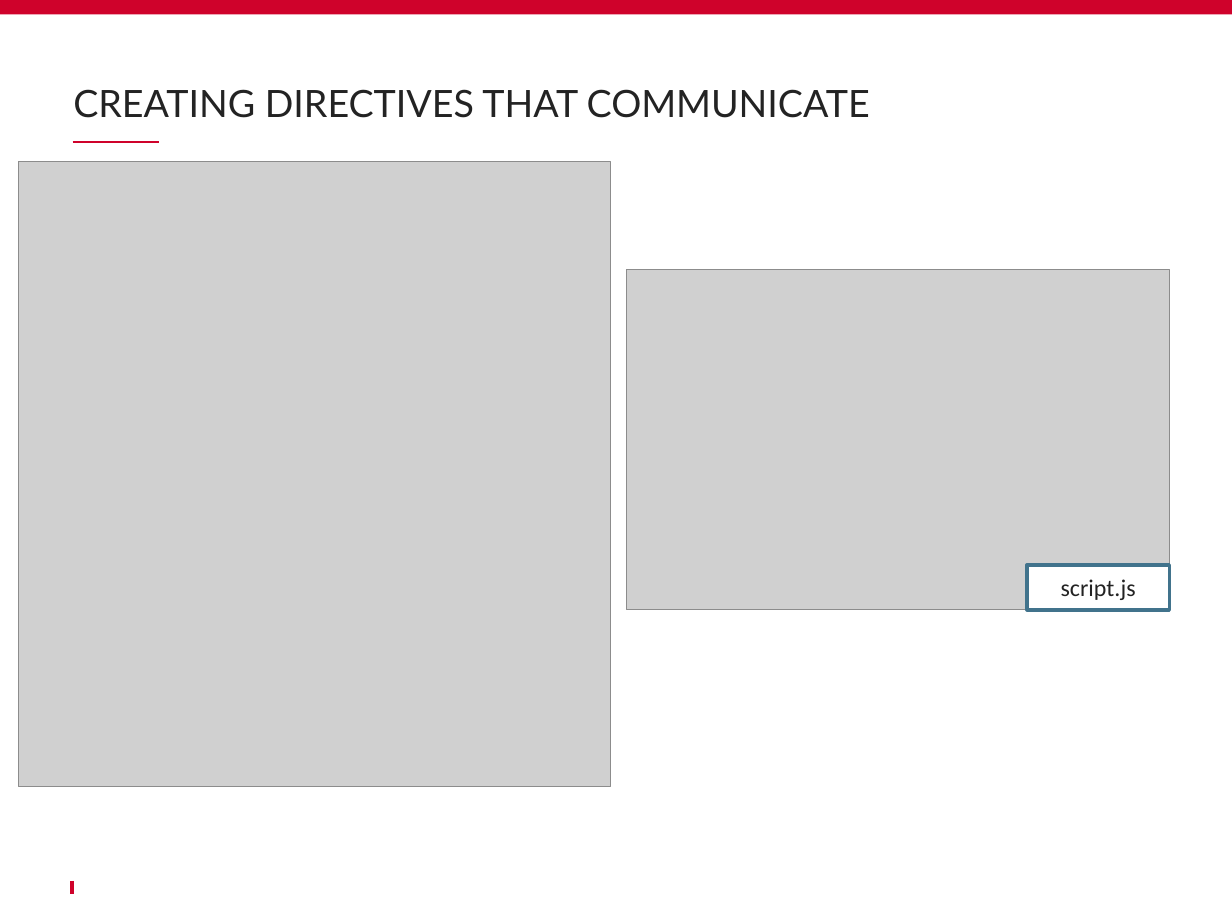
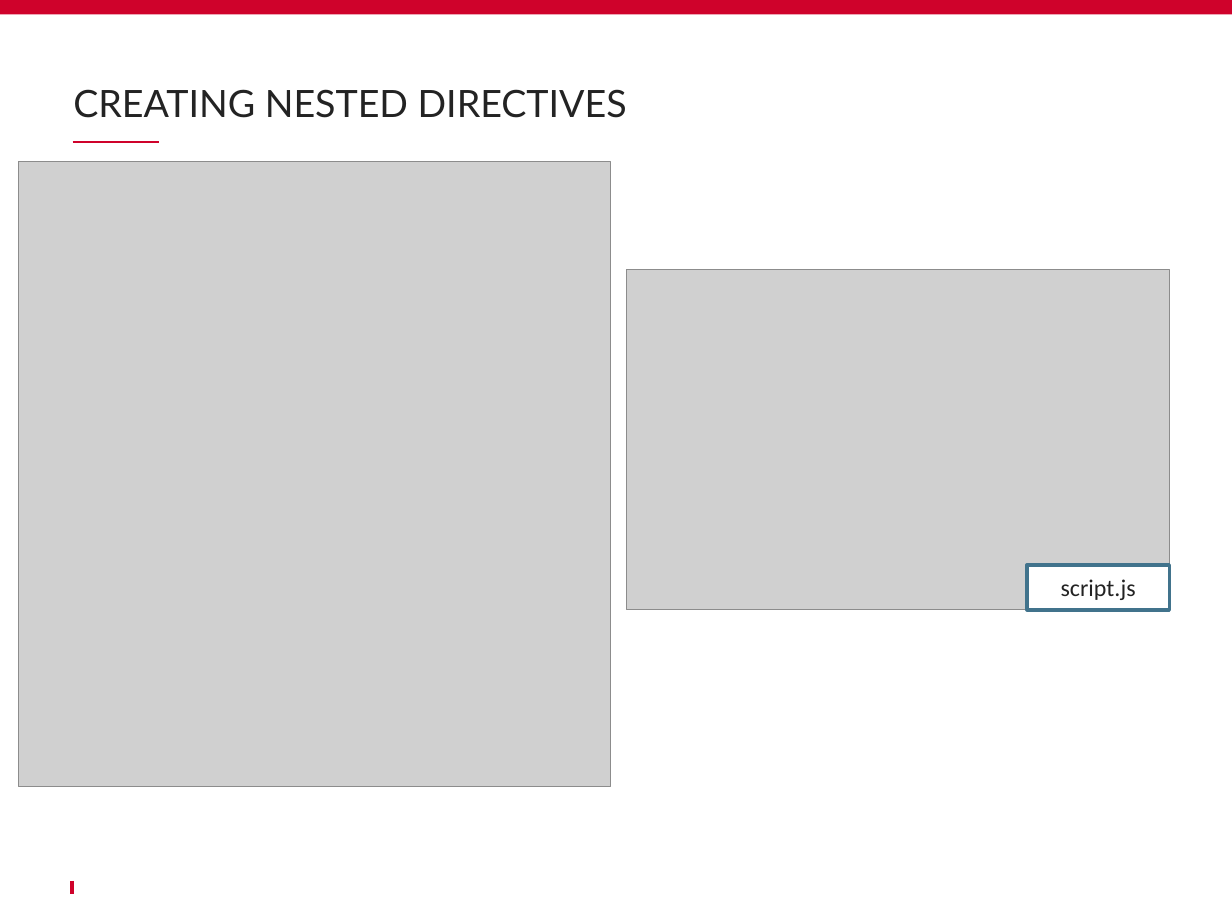
Before and after one commit to schassande/formation-angularjs1, a slide deck: slide 15 of Jour2/11 custom directives & components/11_custom directives.pptx. Drawn at 1232x924 pixels with LibreOffice and Linux fonts; fonts in the diff are those of the drawing; grey boxes stand for pictures; background and template pictures are left out. Boxes give left, top, right and bottom in pixels: in the first picture for what was removed or moved away, otherwise in the second. Text is boxed around its words. In the diff, an @@ line names an element or a change of style, - is before the commit and + after.

```diff
--- a/Jour2/11 custom directives & components/11_custom directives.pptx
+++ b/Jour2/11 custom directives & components/11_custom directives.pptx
@@ title at [73,89,627,118]: text changed @@
-CREATING DIRECTIVES THAT COMMUNICATE
+CREATING NESTED DIRECTIVES
```
Also in this commit, not shown: 2 other slides changed, 1 slide removed, 40 other files.
